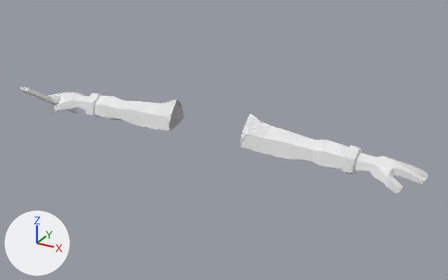
Before and after pictures for a commit that changed the Blender file 03_models/character.blend.
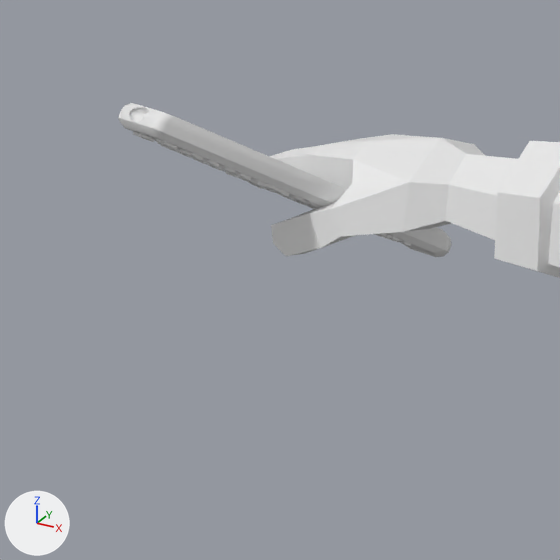
There are two pictures of each version: one whole from a 50 mm camera at (1.383, -2.339, 2.502) aimed at (0.084, 0.023, 1.321), one close up on the part from 0% to 22% of the width and 25% to 59% of the height. The lights are fixed; the arrows at lower left show +X, +Y and +Z. Materials are left out; every surface is plain grey.

In view in the first close-up: 'Character_Business_Man_01', 'Sphere_Sphere.001'.
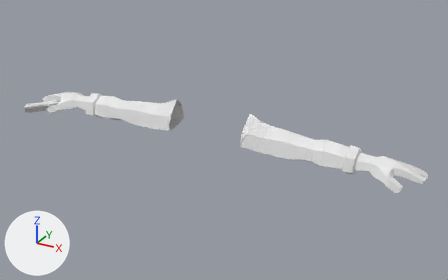
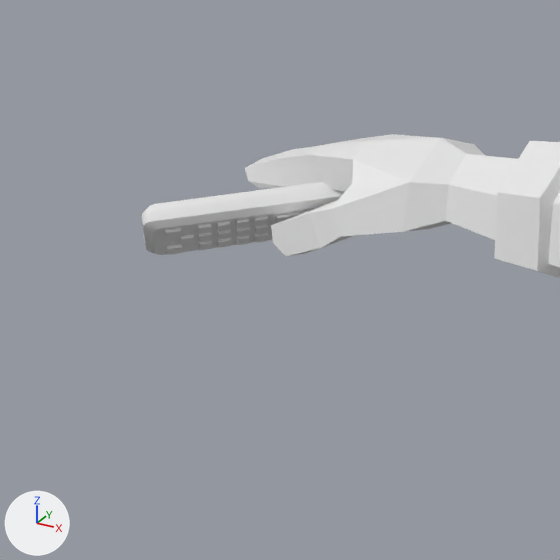
The change, as a diff of the scene's bpy script:
```diff
--- a/03_models/character.blend.py
+++ b/03_models/character.blend.py
@@ ob_sphere_sphere_001 @@
 ob_sphere_sphere_001 = bpy.data.objects.new('Sphere_Sphere.001', me_sphere_sphere_001)
-ob_sphere_sphere_001.location = (-0.9461, -0.0536, 1.3647)
-ob_sphere_sphere_001.rotation_euler = (-0.116, 2.543, -1.939)  # degrees (-6.6, 146, -111)
+ob_sphere_sphere_001.location = (-0.9508, -0.0097, 1.3175)
+ob_sphere_sphere_001.rotation_euler = (2.444, -0.0173, 0.866)  # degrees (140, -1, 50)
```

Location of each change, [x1, y1, x2, y2] in pixels of the close-ups (560 x 560 px):
'Sphere_Sphere.001', moved, turned
    before: [118, 103, 452, 257]
    after: [142, 182, 344, 255]
